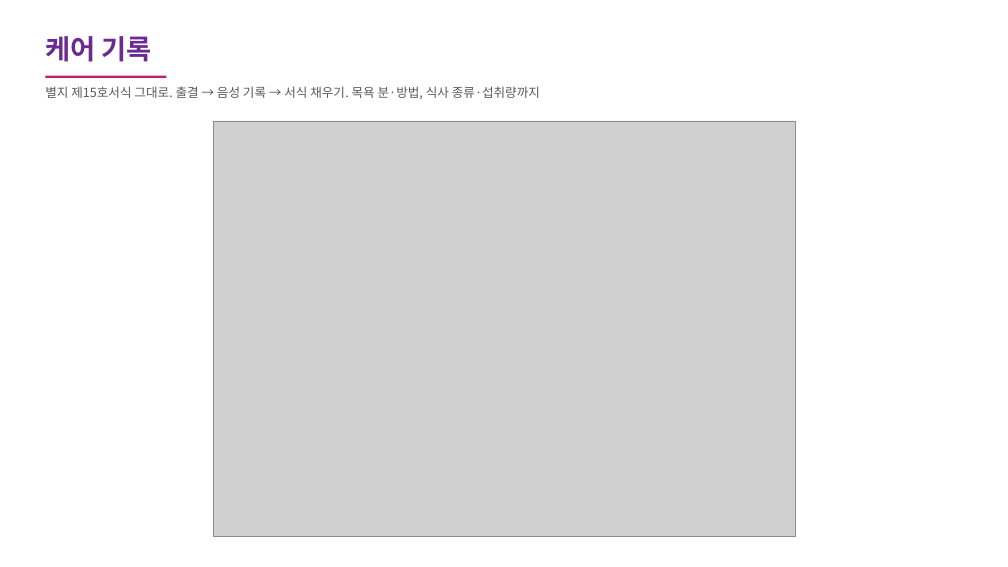
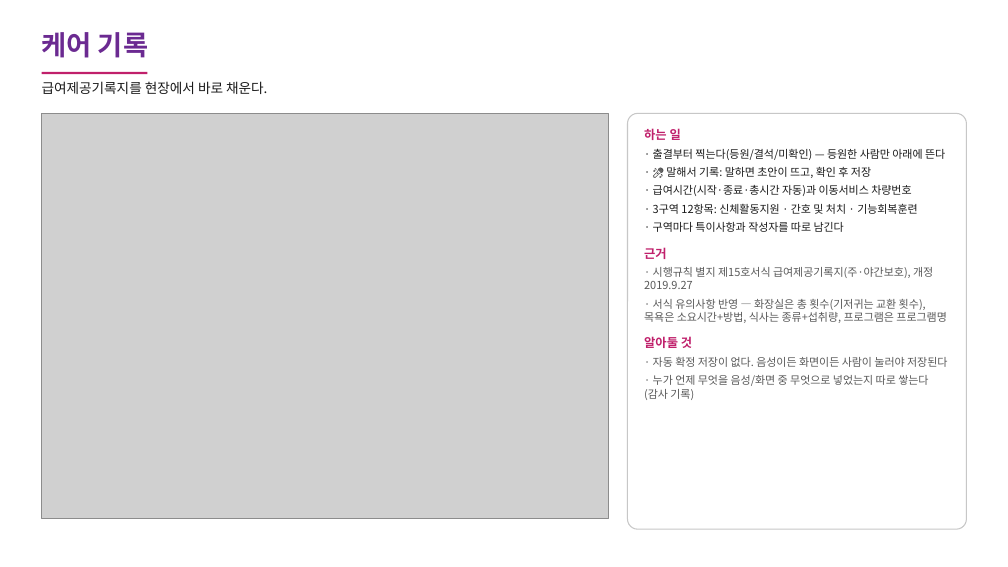
Before and after one commit to carerobot0001-pixel/carerobot-weekly-report, a slide deck: slide 3 of 요양시설스튜디오_화면기록.pptx. Drawn at 1008x567 pixels with LibreOffice and Linux fonts; fonts in the diff are those of the drawing; grey boxes stand for pictures. Boxes give left, top, right and bottom in pixels: in the first picture for what was removed or moved away, otherwise in the second. Text is boxed around its words. In the diff, an @@ line names an element or a change of style, - is before the commit and + after.

```diff
--- a/요양시설스튜디오_화면기록.pptx
+++ b/요양시설스튜디오_화면기록.pptx
@@ text "케어 기록" at bbox=[42, 32, 148, 58]: more space between paragraphs @@
@@ rectangle: place and size @@
-rectangle at bbox=[45, 76, 166, 78]
+rectangle at bbox=[42, 72, 147, 74]
@@ text at bbox=[42, 81, 267, 94]: text changed; size 12 to 13 pt; text colour #595959 to #1A1A1A @@
-별지 제15호서식 그대로. 출결 → 음성 기록 → 서식 채우기. 목욕 분·방법, 식사 종류·섭취량까지
+급여제공기록지를 현장에서 바로 채운다.
@@ picture: place and size @@
-picture at bbox=[213, 121, 796, 537]
+picture at bbox=[42, 113, 609, 519]
@@ rounded rectangle added at bbox=[628, 113, 966, 529], fill #FFFFFF, outline #C7C7C7 1 pt @@
@@ text added at bbox=[644, 128, 947, 400], 10.5 pt, text #595959 @@
+하는 일
+· 출결부터 찍는다(등원/결석/미확인) — 등원한 사람만 아래에 뜬다
+· 🎤 말해서 기록: 말하면 초안이 뜨고, 확인 후 저장
+· 급여시간(시작·종료·총시간 자동)과 이동서비스 차량번호
+· 3구역 12항목: 신체활동지원 · 간호 및 처치 · 기능회복훈련
+· 구역마다 특이사항과 작성자를 따로 남긴다
+근거
+· 시행규칙 별지 제15호서식 급여제공기록지(주·야간보호), 개정 2019.9.27
+· 서식 유의사항 반영 — 화장실은 총 횟수(기저귀는 교환 횟수), 목욕은 소요시간+방법, 식사는 종류+섭취량, 프로그램은 프로그램명
+알아둘 것
+· 자동 확정 저장이 없다. 음성이든 화면이든 사람이 눌러야 저장된다
+· 누가 언제 무엇을 음성/화면 중 무엇으로 넣었는지 따로 쌓는다(감사 기록)
```
Also in this commit, not shown: 15 other slides changed, 15 other files.
